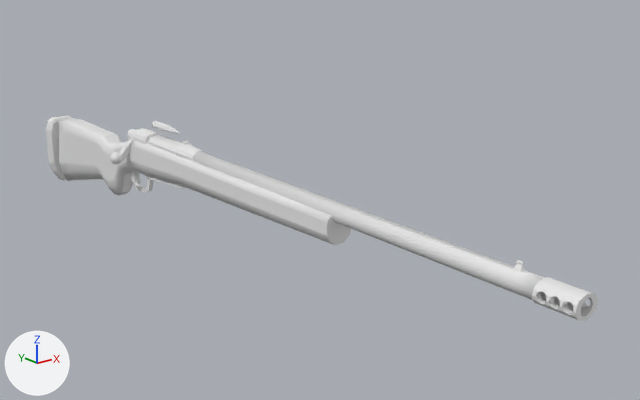
Before and after pictures for a commit that changed the Blender file Assets/Models/M24/M24.blend.
Camera for both pictures: a 50 mm camera at (-0.617, -0.985, 0.366) aimed at (0.088, -0.103, 0.013). Every picture has the same lights, and +X, +Y and +Z are marked at lower left.

Names of what the first picture shows: 'Barrel', 'Bolt', 'Bullet Casing', 'Butt Pad', 'Stock', 'Upper Thing'.
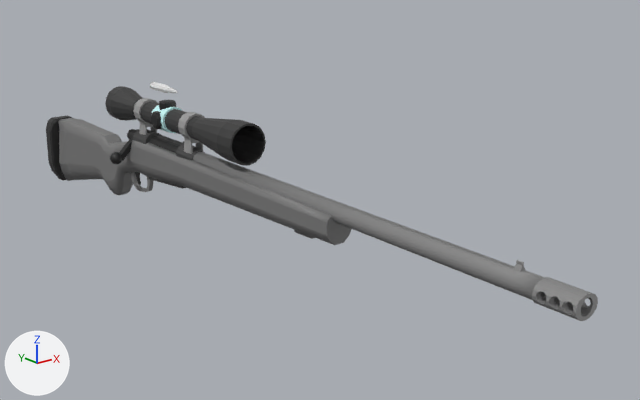
The change, as a diff of the scene's bpy script:
```diff
--- a/Assets/Models/M24/M24.blend.py
+++ b/Assets/Models/M24/M24.blend.py
@@ mat_stock @@
+mat_stock = principled_material('Stock')
+mat_stock.base_color = (0.19, 0.19, 0.19)  # grey #797979
@@ me_cube_001 @@
-me_cube_001.from_pydata(...)  # 334 vertices, 292 faces; spans x -0.019..0.019, y -0.25..0.53, z -0.082..0.054
+me_cube_001.from_pydata(...)  # 358 vertices, 314 faces; spans x -0.019..0.019, y -0.25..0.53, z -0.082..0.054
+# me_cube_001 part 1
+# 11 faces are deleted
+# 24 vertices are added at x -0.019..0.019, y -0.207..-0.173, z 0.008..0.048
+# 22 new faces join them, smooth
+# 11 new faces join them
+# me_cube_001 part 2: 281 faces spanning x -0.019..0.019, y -0.25..0.53, z -0.082..0.054 switch from no material to mat_stock (grey #797979)
@@ me_cylinder @@
 me_cylinder.from_pydata(...)  # 388 vertices, 254 faces; spans x -0.016..0.016, y -0.416..0.253, z -0.012..0.02
+me_cylinder.materials.append(mat_barrel)  # grey #868686
@@ me_cylinder_001 @@
 me_cylinder_001.from_pydata(...)  # 169 vertices, 120 faces; spans x -0.018..0.015, y -0.084..0.084, z -0.032..0.024
+me_cylinder_001.materials.append(mat_upper_thing)  # black #424242
@@ me_cylinder_003 @@
 me_cylinder_003.from_pydata(...)  # 130 vertices, 116 faces; spans x -0.035..0.012, y -0.087..0.081, z -0.032..0.012
+me_cylinder_003.materials.append(mat_bolt)  # black #202020
@@ me_cube_003 @@
 me_cube_003.from_pydata(...)  # 48 vertices, 38 faces; spans x -0.027..0.027, y -0.0117..0.0117, z -0.0622..0.0532
+me_cube_003.materials.append(mat_butt_pad)  # black #2b2b2b
@@ ob_bullet_casing @@
 ob_bullet_casing = bpy.data.objects.new('Bullet Casing', me_cylinder_006)
-ob_bullet_casing.location = (0.0, 0.158, 0.079)
+ob_bullet_casing.location = (0.0, 0.158, 0.138)
@@ ob_ring_mount @@
+ob_ring_mount = bpy.data.objects.new('Ring Mount', me_cylinder_004)  # 108 vertices, 92 faces; spans x -0.0189..0.0189, y -0.0747..0.0747, z -0.0295..0.0385; in mat_ring_mount (grey #9b9b9b)
+ob_ring_mount.parent = ob_upper_thing
+ob_ring_mount.location = (0.0, 0.134, 0.0766)
@@ ob_scope @@
+ob_scope = bpy.data.objects.new('Scope', me_cylinder_002)  # 386 vertices, 314 faces; spans x -0.026..0.029, y -0.205..0.15, z -0.029..0.026; in mat_scope_main (black #353535), mat_scope_details (cyan #cfffff), mat_scope_knobs (black #1d1d1d)
+ob_scope.parent = ob_ring_mount
+ob_scope.location = (-0.00151, 0.138, 0.097)
```

Where the change shows, as pixel boxes [x1, y1, x2, y2] in the pictures (640 x 400 px):
'Barrel', recoloured (white to grey): [193, 152, 598, 321] in both
'Scope', added: after [105, 86, 266, 166]
'Ring Mount', added: after [133, 98, 205, 154]
'Butt Pad', recoloured (grey to black): [46, 116, 72, 180] in both
'Upper Thing', recoloured (white to grey): [133, 128, 205, 160] in both
'Bolt', recoloured (white to black): [119, 129, 180, 160] in both
'Bullet Casing', moved: before [152, 121, 172, 133]; after [150, 82, 171, 93]
'Bullet', moved: before [170, 128, 179, 134]; after [168, 88, 178, 93]
part 1 of me_cube_001, built on: [177, 157, 334, 245] in both
part 2 of me_cube_001, recoloured: [59, 118, 352, 245] in both
